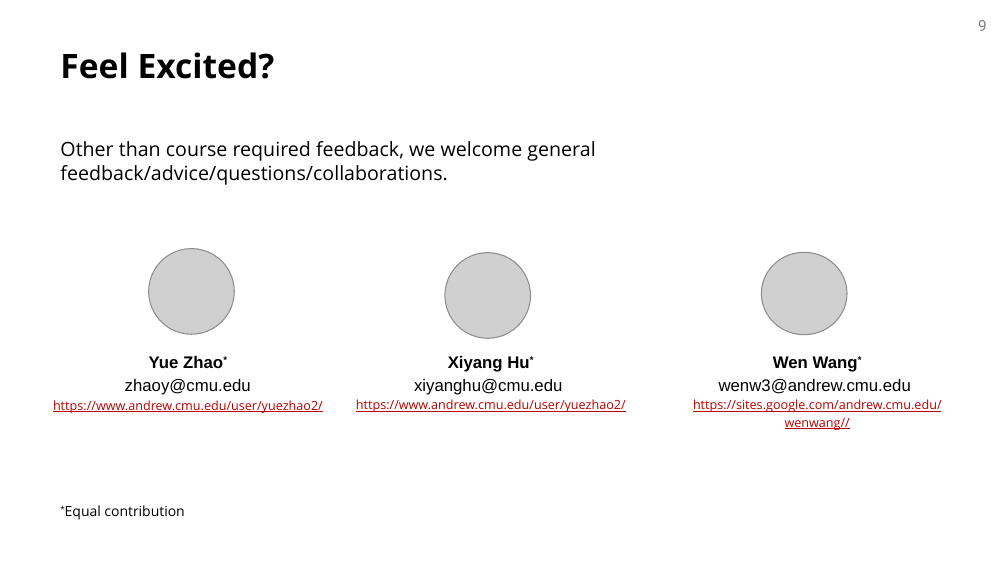
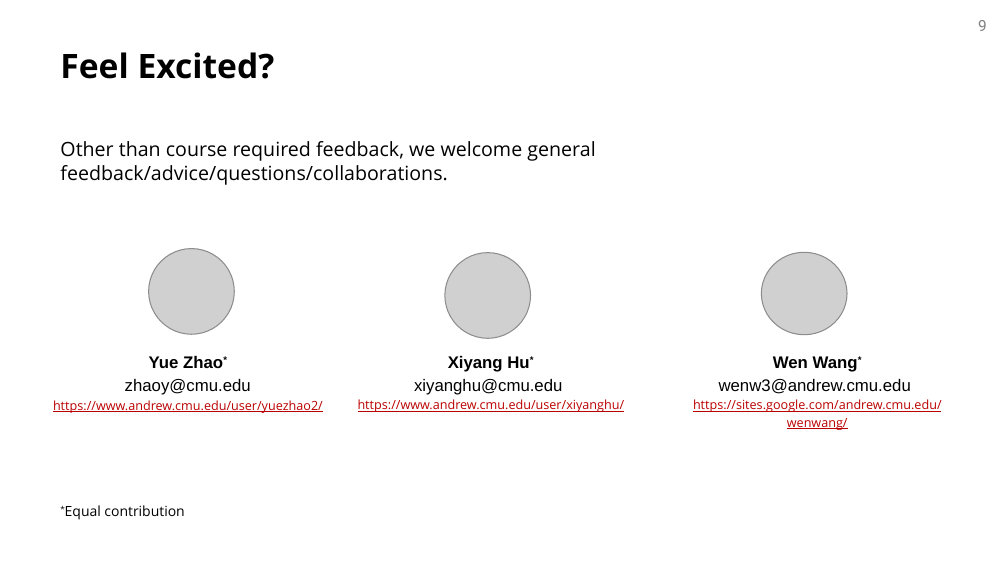
Before and after one commit to yzhao062/mmad, a slide deck: slide 9 of presentation/initial_proposal.pptx. Drawn at 1008x567 pixels with LibreOffice and Linux fonts; fonts in the diff are those of the drawing; grey boxes stand for pictures; background and template pictures are left out. Boxes give left, top, right and bottom in pixels: in the first picture for what was removed or moved away, otherwise in the second. Text is boxed around its words. In the diff, an @@ line names an element or a change of style, - is before the commit and + after.

Commit message:
update initial proposal

```diff
--- a/presentation/initial_proposal.pptx
+++ b/presentation/initial_proposal.pptx
@@ text at box(358, 399, 625, 412): text changed @@
-https://www.andrew.cmu.edu/user/yuezhao2/
+https://www.andrew.cmu.edu/user/xiyanghu/
@@ text at box(693, 399, 942, 430): text changed @@
-https://sites.google.com/andrew.cmu.edu/wenwang//
+https://sites.google.com/andrew.cmu.edu/wenwang/
```
